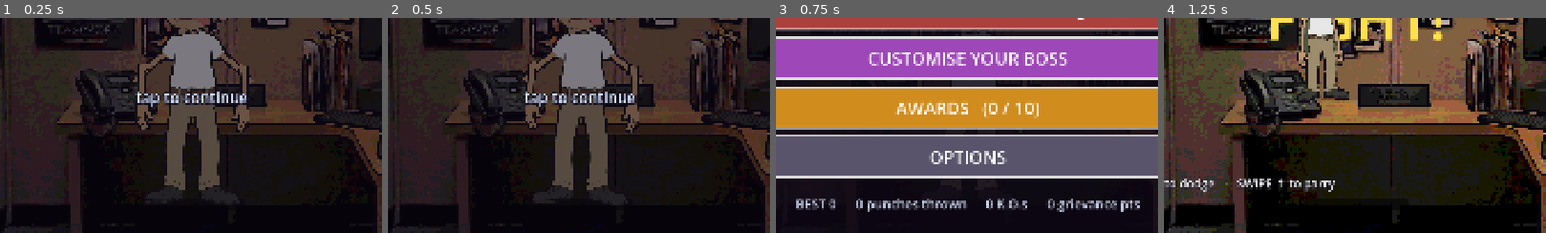
Above: before the commit, frames 1-4 (left to right).
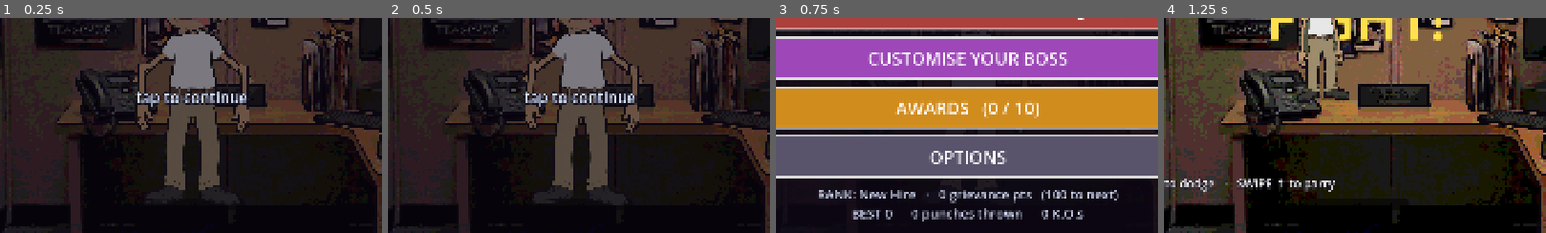
Above: after the commit, the same moments.

Repository: StaraxcreamTM/punch-my-boss-jun-14-2026
Game: Godot game, scene res://scenes/main.tscn
Two runs of this game, one before a commit and one after it. Both use one fixed random seed, a clock stepped at 60 frames per second and the inputs below.
Inputs (mouse positions are % of the whole screen's width and height, from its top left):
- Up to frame 1 (0.25 s): no input
- Up to frame 2 (0.5 s): no input
- Up to frame 3 (0.75 s): tap Enter at 0.5 s; move the mouse to (72, 45) at 0.52 s; hold Right from 0.53 s (still down); tap B at 0.6 s; click (72, 45) at 0.67 s
- Up to frame 4 (1.25 s): keep holding Right; tap Space at 0.77 s
The pictures show only the part of the screen within x 25-75%, y 50-100%; the shares and areas given below are measured in that part.

Frames 1-2 are identical in both runs. In frame 3, 5.4% of the frame differs, in the area x 5-96%, y 80-95%; in frame 4, nothing differs.

Commit message:
v0.64: career ranks as a grievance-point sink
Points from the daily challenge now unlock a 9-tier career ladder (New Hire
through Boss of Bosses). Rank, total points, and points-to-next show on the
main menu; a daily reward that crosses a threshold fires a PROMOTED toast.
Deliberately text-only so there's no art to mismatch. Filmstrip-verified.

Co-Authored-By: Claude Opus 4.8 (1M context) <noreply@anthropic.com>

Diff:
--- a/game/scripts/main.gd
+++ b/game/scripts/main.gd
@@ -3848,7 +3848,10 @@
 	op.pressed.connect(func() -> void: open_menu(Phase.OPTIONS))
 	_menu_rows.add_child(op)
 	var st := Label.new()
-	st.text = "BEST %d      %d punches thrown      %d K.O.s      %d grievance pts" % [best_score, stat_punches, stat_kos, grievance_points]
+	var rank_line := "RANK: %s   ·   %d grievance pts" % [_rank_title(), grievance_points]
+	if _rank_to_next() > 0:
+		rank_line += "   (%d to next)" % _rank_to_next()
+	st.text = "%s\nBEST %d      %d punches thrown      %d K.O.s" % [rank_line, best_score, stat_punches, stat_kos]
 	st.add_theme_font_size_override("font_size", 32)
 	st.add_theme_color_override("font_color", Color(0.82, 0.85, 0.95))
 	st.horizontal_alignment = HORIZONTAL_ALIGNMENT_CENTER
@@ -4613,6 +4616,38 @@
 var _daily_last: String = ""       # yyyy-mm-dd of last completion
 var _daily_active: bool = false
 
+# Career ranks earned by accumulating grievance points - a progression spine
+# so the currency the daily challenge grants actually means something. Pure
+# text, no art to mismatch. [threshold, title], ascending.
+const RANKS := [
+	[0, "New Hire"],
+	[100, "Intern"],
+	[300, "Associate"],
+	[600, "Team Lead"],
+	[1000, "Middle Manager"],
+	[1600, "Director"],
+	[2400, "Vice President"],
+	[3500, "C-Suite"],
+	[5000, "Boss of Bosses"],
+]
+
+func _rank_index() -> int:
+	var idx := 0
+	for i in range(RANKS.size()):
+		if grievance_points >= int(RANKS[i][0]):
+			idx = i
+	return idx
+
+func _rank_title() -> String:
+	return str(RANKS[_rank_index()][1])
+
+# Points still needed for the next rank, or -1 if already at the top.
+func _rank_to_next() -> int:
+	var idx := _rank_index()
+	if idx >= RANKS.size() - 1:
+		return -1
+	return int(RANKS[idx + 1][0]) - grievance_points
+
 func _today_str() -> String:
 	var d := Time.get_date_dict_from_system()
 	return "%04d-%02d-%02d" % [d.year, d.month, d.day]
@@ -4658,21 +4693,25 @@
 	var reward := 50 + daily_streak * 10
 	if was_flawless:
 		reward *= 2
+	var rank_before := _rank_index()
 	grievance_points += reward
 	_save_prefs()
 	_spawn_text(Vector2(960.0, 360.0), "+%d GRIEVANCE" % reward, 80, Color(1, 0.7, 0.16))
 	_award_toast_text("DAILY GRIEVANCE", "Streak %d  ·  +%d points" % [daily_streak, reward])
+	# Promotion: if this reward pushed us into a new rank, celebrate it.
+	if _rank_index() > rank_before:
+		_award_toast_text("PROMOTED", _rank_title(), 184.0)
 
 # Generic toast (the achievement toast, reusable for the daily reward).
-func _award_toast_text(head_text: String, body_text: String) -> void:
+func _award_toast_text(head_text: String, body_text: String, y_top: float = 40.0) -> void:
 	var toast := Panel.new()
 	toast.z_index = 98
 	toast.anchor_left = 0.5
 	toast.anchor_right = 0.5
 	toast.offset_left = -360.0
 	toast.offset_right = 360.0
-	toast.offset_top = 40.0
-	toast.offset_bottom = 168.0
+	toast.offset_top = y_top
+	toast.offset_bottom = y_top + 128.0
 	var sb := StyleBoxFlat.new()
 	sb.bg_color = Color(0.98, 0.96, 0.86)
 	sb.set_corner_radius_all(14)
Not shown, changed: CHANGELOG-OVERNIGHT.md
